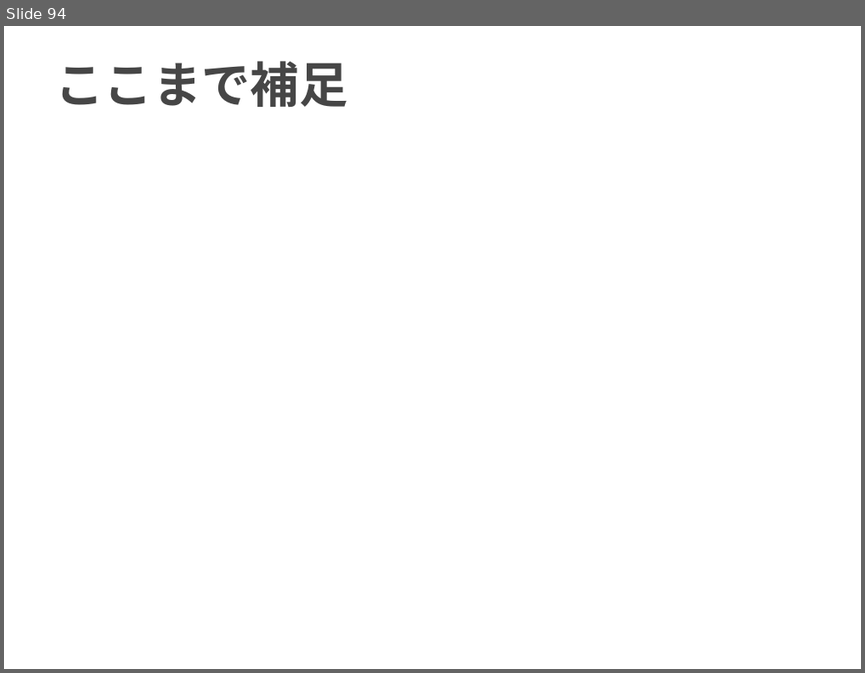
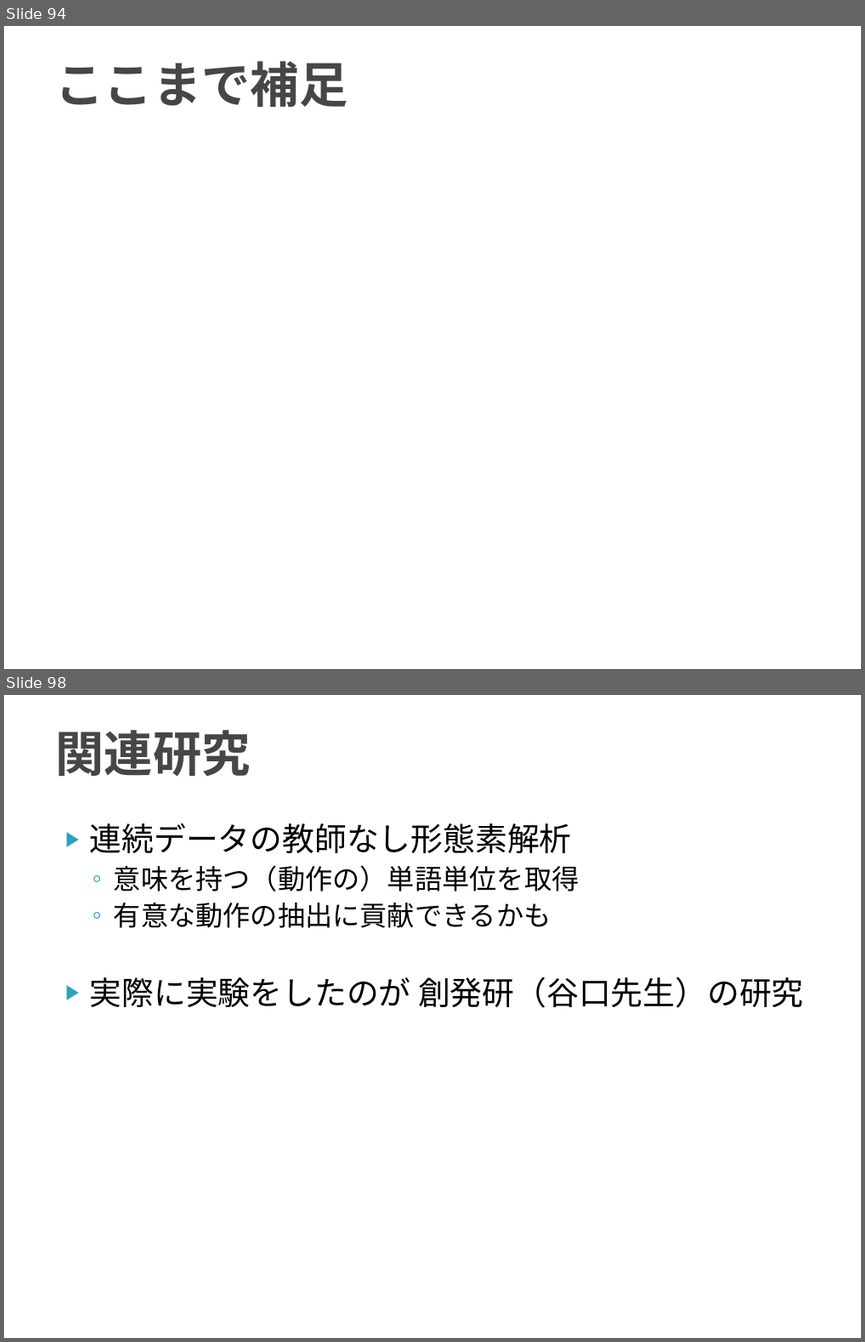
Before and after one commit to TetsuyaKomota/GitforEclipseTest, a slide deck: IntentionLearning_v3/slide/discussion2016.pptx. Shown one above the other, each under a label of ours: slide 94 before the commit, slides 94 and 98 after it; the slides between them are not shown. The pictures are 865x673 and 865x1342 pixels, drawn with LibreOffice and Linux fonts; fonts in the diff are those of the drawing. Boxes give left, top, right and bottom in pixels: in the first picture for what was removed or moved away, otherwise in the second. Text is boxed around its words. In the diff, an @@ line names an element or a change of style, - is before the commit and + after.

```diff
--- a/IntentionLearning_v3/slide/discussion2016.pptx
+++ b/IntentionLearning_v3/slide/discussion2016.pptx
@@ slide 98 added at [4, 695, 861, 1338], background #FFFFFF @@
@@ title added at [55, 730, 250, 777], 41 pt, text #464646, bold @@
+関連研究
@@ text added at [90, 823, 804, 1008], 27 pt, text #000000 @@
+▶ 連続データの教師なし形態素解析
+  ◦ 意味を持つ（動作の）単語単位を取得
+  ◦ 有意な動作の抽出に貢献できるかも
+▶ 実際に実験をしたのが 創発研（谷口先生）の研究
```
Also in this commit, not shown: 4 slides changed, 5 other slides added.
